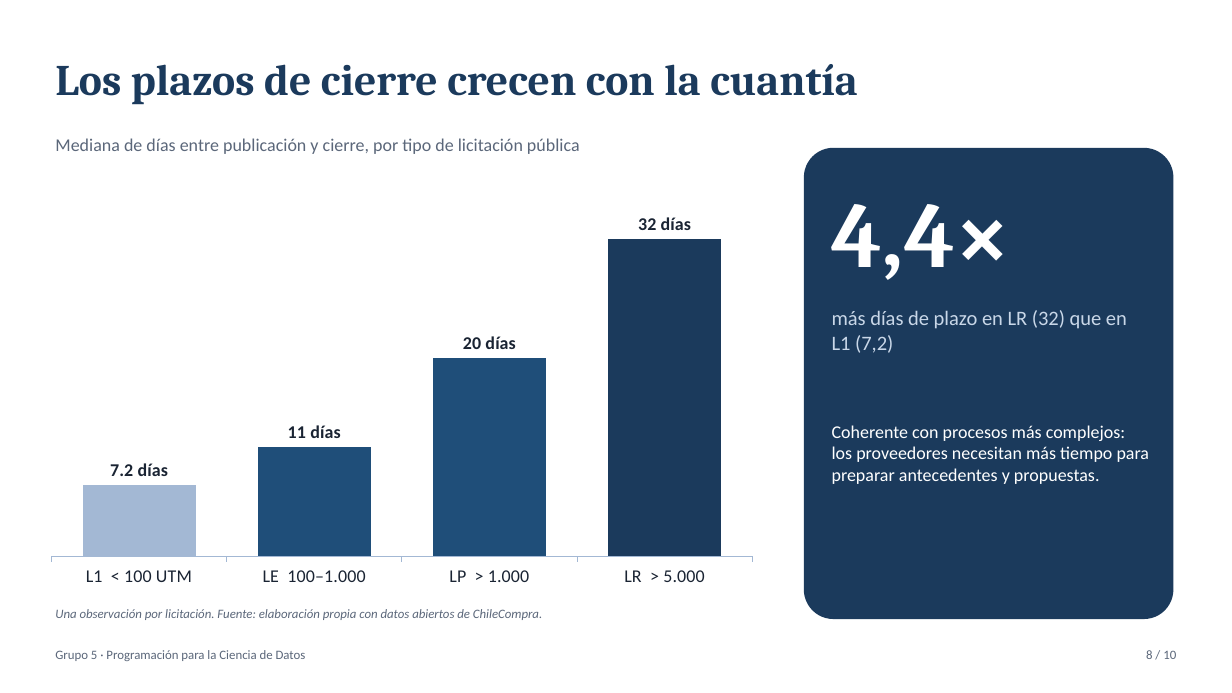
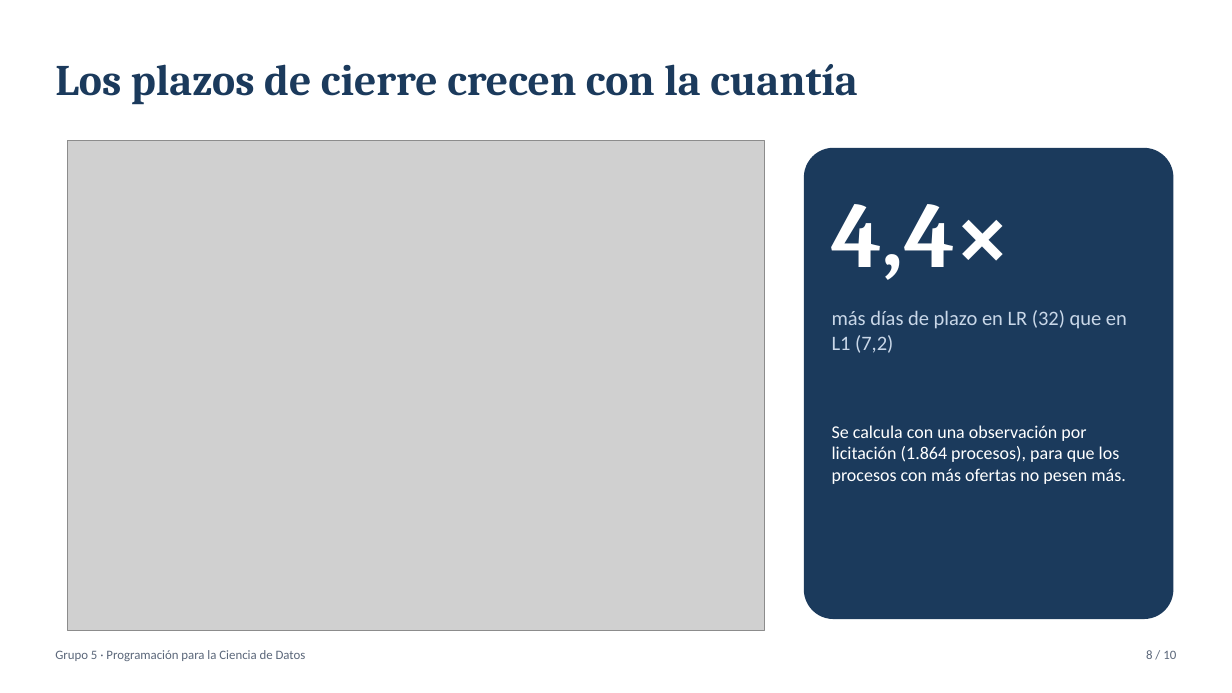
Before and after one commit to vbravo29/mcdi500-licitaciones-salud, a slide deck: slide 8 of docs/presentacion_f4_grupo_5.pptx. Drawn at 1232x693 pixels with LibreOffice and Linux fonts; fonts in the diff are those of the drawing; grey boxes stand for pictures. Boxes give left, top, right and bottom in pixels: in the first picture for what was removed or moved away, otherwise in the second. Text is boxed around its words. In the diff, an @@ line names an element or a change of style, - is before the commit and + after.

```diff
--- a/docs/presentacion_f4_grupo_5.pptx
+++ b/docs/presentacion_f4_grupo_5.pptx
@@ text removed at <box>55,138,580,154</box> @@
-Mediana de días entre publicación y cierre, por tipo de licitación pública
@@ picture added at <box>67,140,764,630</box> @@
@@ column chart removed at <box>37,171,767,596</box> @@
-categories: L1  < 100 UTM, LE  100–1.000, LP  > 1.000, LR  > 5.000
-Series 1: 7.2, 11, 20, 32
@@ text at <box>832,425,1126,484</box>: text changed @@
-Coherente con procesos más complejos: los proveedores necesitan más tiempo para preparar antecedentes y propuestas.
+Se calcula con una observación por licitación (1.864 procesos), para que los procesos con más ofertas no pesen más.
@@ text removed at <box>55,609,542,620</box> @@
-Una observación por licitación. Fuente: elaboración propia con datos abiertos de ChileCompra.
```
Also in this commit, not shown: 5 other slides changed, 3 other files.
